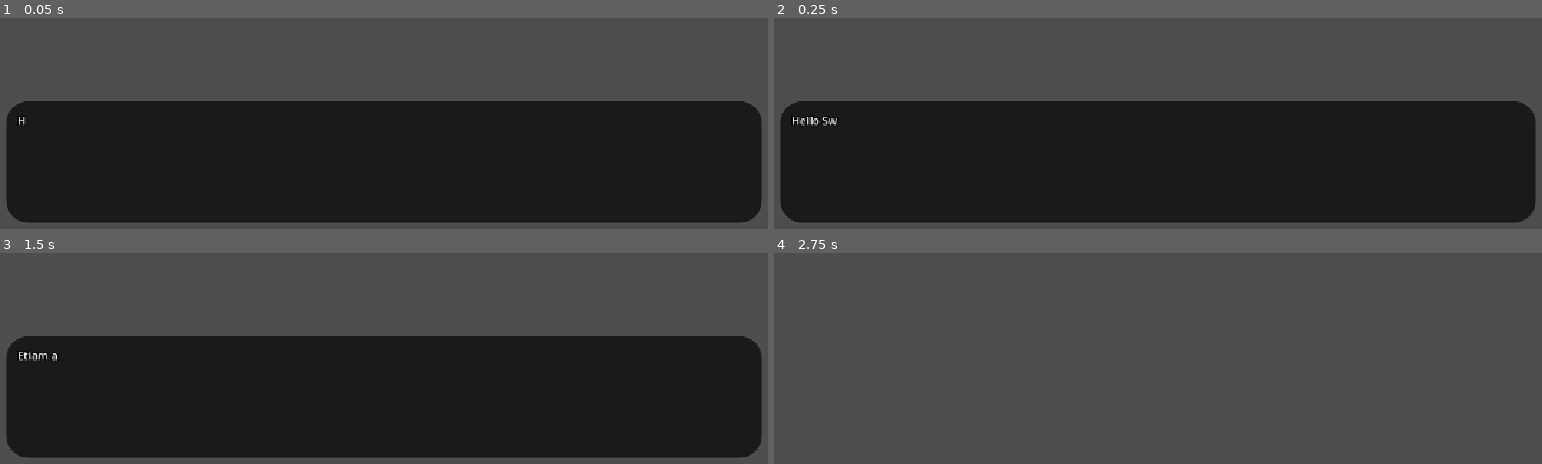
Above: before the commit, frames 1-4 (two rows, left to right).
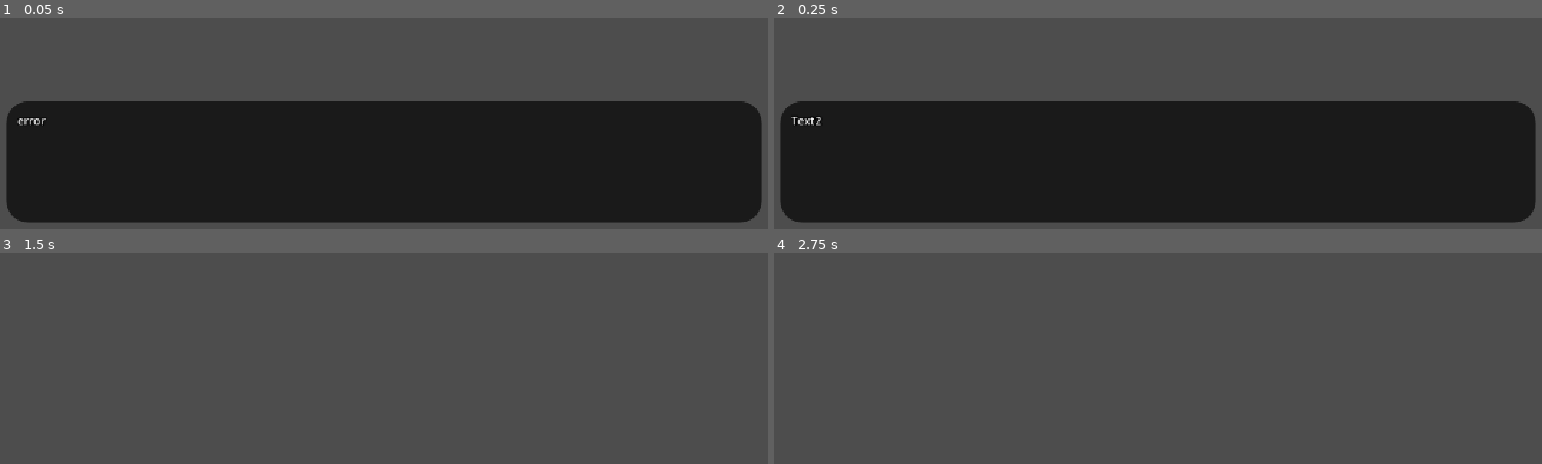
Above: after the commit, the same moments.

Repository: master172/NewDialogueSystem
Game: Godot game, scene res://tests/dialogue_testing.tscn
The game is run twice, just before and just after one commit, with the same random seed, the same clock (stepped at 60 frames per second) and the same inputs. The project has no main scene, so this scene is started directly.
Inputs:
- Up to frame 1 (0.05 s): no input
- Up to frame 2 (0.25 s): no input
- Up to frame 3 (1.5 s): tap Enter (ui_accept) at 0.5, 0.77, 1.25 s; hold Up (ui_up) 0.53-1.28 s; hold Down (ui_down) from 1.28 s (still down)
- Up to frame 4 (2.75 s): tap Enter (ui_accept) at 1.52, 2 s; release Down (ui_down) at 2.03 s; hold Up (ui_up) from 2.03 s (still down)

The runs differ from the first frame. In frame 1, less than 0.1% of the frame differs, in the area x 2-6%, y 46-52%; in frame 2, 0.2%; in frame 3, 57%, in the area x 0-100%, y 39-98%; in frame 4, nothing differs.
Error before the commit: Assertion failed: Expeceted expression. (res://src/dialogue_expression_evaluator/parser/DEParser.gd:48)

Commit message:
change [page] to <page> and add del keyword

Diff:
--- a/src/dialogue_expression_evaluator/evaluator/DEEvaluator.gd
+++ b/src/dialogue_expression_evaluator/evaluator/DEEvaluator.gd
@@ -84,15 +84,25 @@
 	return node.value
 
 func visit_unary(node:UnaryASTNode)->Variant:
-	var right:Variant = evaluate(node.right)
+
 
 	match node.operator._type:
 		DETokenTypes.TokenTypes.MINUS:
+			var right:Variant = evaluate(node.right)
 			check_number_operand(node.operator, right)
 			return -right
 		DETokenTypes.TokenTypes.NOT:
+			var right:Variant = evaluate(node.right)
 			return !is_truth(right)
+		DETokenTypes.TokenTypes.DEL:
+			if !node.right is VariableASTNode:
+				push_error("expected variable after del")
+				assert(false)
 
+			var variable:VariableASTNode = node.right as VariableASTNode
+			return runtime.variable_interface.erase_from_dictionary(
+				variable.identifier_name._literal
+			)
 	return null
 
 
--- a/src/dialogue_expression_evaluator/lexer/lexer.gd
+++ b/src/dialogue_expression_evaluator/lexer/lexer.gd
@@ -6,6 +6,7 @@
 	"or":DETokenTypes.TokenTypes.OR,
 	"true":DETokenTypes.TokenTypes.TRUE,
 	"false":DETokenTypes.TokenTypes.FALSE,
+	"del":DETokenTypes.TokenTypes.DEL
 	#"null":DETokenTypes.TokenTypes.NULL,
 }
 
--- a/src/dialogue_expression_evaluator/lexer/token_types.gd
+++ b/src/dialogue_expression_evaluator/lexer/token_types.gd
@@ -21,5 +21,5 @@
 	AND,OR,NOT,
 
 	#keywords
-	NULL, EOF, TRUE, FALSE
+	NULL, EOF, TRUE, FALSE, DEL
 }
--- a/src/dialogue_expression_evaluator/parser/DEParser.gd
+++ b/src/dialogue_expression_evaluator/parser/DEParser.gd
@@ -153,7 +153,7 @@
 static func unary(source:SourcePackage)->ASTNode:
 	var returning_token:UnaryASTNode
 
-	if match_token([DETokenTypes.TokenTypes.NOT, DETokenTypes.TokenTypes.MINUS],source):
+	if match_token([DETokenTypes.TokenTypes.NOT, DETokenTypes.TokenTypes.MINUS,DETokenTypes.TokenTypes.DEL],source):
 		var operator:Token = previous(source)
 		var right:ASTNode = unary(source)
 		returning_token = UnaryASTNode.new(operator,right)
--- a/src/runtime/text_paginator.gd
+++ b/src/runtime/text_paginator.gd
@@ -4,7 +4,7 @@
 static func basic_paginate(text:String)->PackedStringArray:
 	var returning_array:PackedStringArray = []
 
-	returning_array = text.split("[page]")
+	returning_array = text.split("<page>")
 
 	for i:int in returning_array.size():
 		returning_array[i] = returning_array[i].strip_edges()
--- a/src/runtime/variable_interface.gd
+++ b/src/runtime/variable_interface.gd
@@ -30,23 +30,30 @@
 func get_from_dictionary(input:String)->Variant:
 	var path:PackedStringArray = input.split(".")
 	var pointer:Dictionary = variables
+	var result :Variant = null
 
 	if path.is_empty():
 		push_error("empty path provided")
 		return
 
 	if path.size() == 1:
-		return variables.get(path[0],null)
+		result = variables.get(path[0],null)
+		if not result:
+			push_error("error value not found in dictionary",path)
+		return result
 
 	for i:int in path.size() -1:
 		if not pointer.has(path[i]):
-			push_error("Invalid Path")
+			push_error("Invalid Path", path)
 			return null
 		pointer = pointer[path[i]]
 
 	var last:int = path.size() -1
 	var key:String = path[last]
-	return pointer.get(key,null)
+	result = pointer.get(key,null)
+	if not result:
+		push_error("error value not found in dictionary",path)
+	return result
 
 func has_in_dictionary(input:String)->bool:
 	var path:PackedStringArray = input.split(".")
--- a/tests/BaseDialogoue.tres
+++ b/tests/BaseDialogoue.tres
@@ -60,11 +60,11 @@
 script = ExtResource("4_6hile")
 text = "Hello {player.name},
 Lorem ipsum dolor sit amet, consectetur adipiscing elit. Sed luctus nec velit a ultrices.
-[page][page]
+<page><page>
  Integer ut erat volutpat lacus fermentum ullamcorper. In mattis justo ut feugiat tincidunt. Class aptent taciti sociosqu ad litora torquent per conubia nostra, per inceptos himenaeos.
-[page]
+<page>
  Sed vel erat ut nisl tempus condimentum. Praesent ullamcorper sagittis viverra.
- [page]
+ <page>
 Interdum et malesuada fames ac ante ipsum primis in faucibus. "
 id = 1
 metadata/_custom_type_script = "uid://ce2qfikhk5avg"
@@ -72,13 +72,13 @@
 [sub_resource type="Resource" id="Resource_xjs6x"]
 script = ExtResource("4_6hile")
 text = "Etiam accumsan quis felis eu molestie. Suspendisse maximus varius laoreet. Vestibulum lorem lectus, ornare placerat tortor id, tempus volutpat massa.
-[page]
+<page>
 Curabitur nec nisi ac libero egestas varius sed nec augue. Duis ac elit sed quam eleifend rutrum et sit amet mauris. Aliquam dolor arcu, tincidunt quis turpis ac, elementum tincidunt tortor.
-[page]
+<page>
  Nam bibendum tortor magna, quis feugiat lorem tincidunt ut. Fusce vitae urna venenatis, congue risus a, congue mauris. Maecenas lacinia eros at nulla convallis, id efficitur ex fringilla.
-[page]
+<page>
 Proin posuere et nibh nec accumsan.
-[page]
+<page>
 Sed eget nunc non augue laoreet lacinia eget nec sapien. "
 id = 2
 metadata/_custom_type_script = "uid://ce2qfikhk5avg"
@@ -91,17 +91,17 @@
 [sub_resource type="Resource" id="Resource_28ruv"]
 script = ExtResource("4_6hile")
 text = "Nullam viverra tincidunt quam non ullamcorper. Class aptent taciti sociosqu ad litora torquent per conubia nostra, per inceptos himenaeos.
-[page]
+<page>
  Maecenas id ipsum sit amet leo tincidunt faucibus sed eu orci. Sed mattis et turpis ultricies rutrum. Etiam iaculis tortor vitae ex aliquet iaculis.
-[page]
+<page>
 Integer eget justo non augue commodo eleifend non sit amet metus. Aenean eleifend ipsum eget mattis egestas.
-[page]
+<page>
  Morbi vestibulum sed risus a bibendum. Nam at mi vel nisl efficitur fringilla. Aliquam facilisis ligula id sem tristique, vitae feugiat tortor ultrices.
-[page]
+<page>
  Morbi ac leo rhoncus, posuere lectus eu, hendrerit mi. Aliquam erat volutpat. Suspendisse lacinia ullamcorper erat.
-[page]
+<page>
 Pellentesque habitant morbi tristique senectus et netus et malesuada fames ac turpis egestas.
-[page]
+<page>
  Ut sem est, lobortis vel metus ac, efficitur luctus diam. "
 id = 4
 metadata/_custom_type_script = "uid://ce2qfikhk5avg"
@@ -127,7 +127,7 @@
 script = ExtResource("7_4vfop")
 event_name = "test_event"
 arguements = Dictionary[String, Variant]({
-"name": "{$player.name}"
+"name": "{player.name}"
 })
 id = 6
 metadata/_custom_type_script = "uid://cqifhr1yddokl"
--- a/tests/ConditonTesting.tres
+++ b/tests/ConditonTesting.tres
@@ -42,6 +42,12 @@
 [sub_resource type="Resource" id="Resource_u5jvh"]
 script = ExtResource("1_dekj5")
 from_id = 5
+to_id = 6
+metadata/_custom_type_script = "uid://kmkx5sr24rw0"
+
+[sub_resource type="Resource" id="Resource_bh4p2"]
+script = ExtResource("1_dekj5")
+from_id = 6
 to_id = 1
 metadata/_custom_type_script = "uid://kmkx5sr24rw0"
 
@@ -51,7 +57,7 @@
 
 [sub_resource type="Resource" id="Resource_4p0xp"]
 script = ExtResource("4_u5jvh")
-expression = "{main_val} = 1"
+expression = "{main_val} = 10"
 id = 5
 metadata/_custom_type_script = "uid://dwhuptrc5ag4b"
 
@@ -78,8 +84,14 @@
 id = 4
 metadata/_custom_type_script = "uid://cv6pccyh4t72n"
 
+[sub_resource type="Resource" id="Resource_hu13m"]
+script = ExtResource("4_u5jvh")
+expression = "del {main_val}"
+id = 6
+metadata/_custom_type_script = "uid://dwhuptrc5ag4b"
+
 [resource]
 script = ExtResource("7_au1mv")
-dialogs = Array[ExtResource("2_u5jvh")]([SubResource("Resource_u26y0"), SubResource("Resource_4p0xp"), SubResource("Resource_grr8i"), SubResource("Resource_5bjjf"), SubResource("Resource_wlpup"), SubResource("Resource_xjs6x")])
-connections = Array[ExtResource("1_dekj5")]([SubResource("Resource_a24fr"), SubResource("Resource_adxmr"), SubResource("Resource_3yrwc"), SubResource("Resource_slit3"), SubResource("Resource_oou4r"), SubResource("Resource_u5jvh")])
+dialogs = Array[ExtResource("2_u5jvh")]([SubResource("Resource_u26y0"), SubResource("Resource_4p0xp"), SubResource("Resource_grr8i"), SubResource("Resource_5bjjf"), SubResource("Resource_wlpup"), SubResource("Resource_xjs6x"), SubResource("Resource_hu13m")])
+connections = Array[ExtResource("1_dekj5")]([SubResource("Resource_a24fr"), SubResource("Resource_adxmr"), SubResource("Resource_3yrwc"), SubResource("Resource_slit3"), SubResource("Resource_oou4r"), SubResource("Resource_u5jvh"), SubResource("Resource_bh4p2")])
 metadata/_custom_type_script = "uid://5rcpd6ha7bfx"
--- a/tests/dialogue_testing.tscn
+++ b/tests/dialogue_testing.tscn
@@ -2,7 +2,7 @@
 
 [ext_resource type="Script" uid="uid://ytfl6ka6q3nc" path="res://tests/dialogue_testing.gd" id="1_21ys4"]
 [ext_resource type="PackedScene" uid="uid://dex03s2jhaxx8" path="res://src/runtime/dialogue_runtime.tscn" id="1_j2f88"]
-[ext_resource type="Resource" uid="uid://vx801c0671ul" path="res://tests/BaseDialogoue.tres" id="2_4p0xp"]
+[ext_resource type="Resource" uid="uid://dg8w5gpqwwxj0" path="res://tests/ConditonTesting.tres" id="2_4p0xp"]
 
 [node name="DialogueTesting" type="Node2D" unique_id=411720287 node_paths=PackedStringArray("dialogue_runtime")]
 script = ExtResource("1_21ys4")
